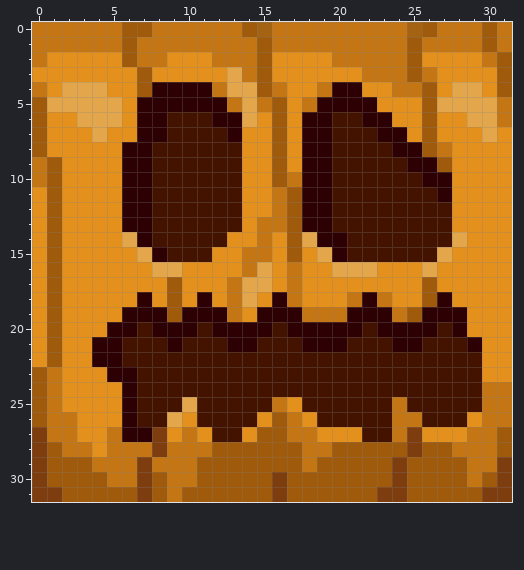
Pixel-art sprite: textures/blocks/pumpkin_face_off.png. Above is the file before it was changed.
The file is 32x32 pixels.
Once edited:
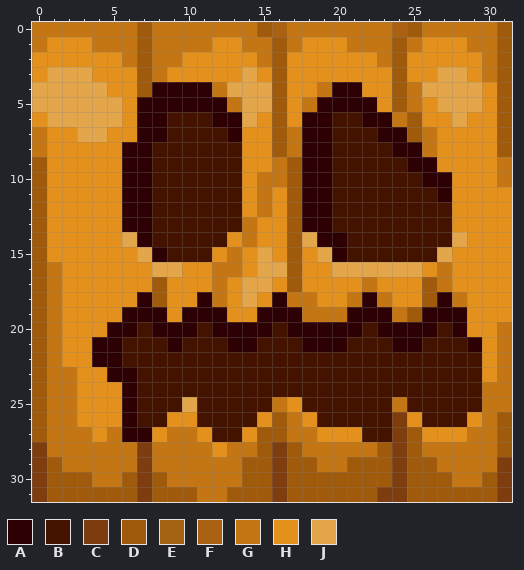
Palette (. is transparent): A #2d0003  B #441300  C #7e3d0e  D #a05a0b  E #a46312  F #ab6112  G #c47614  H #e3901d  J #e3a64b
From the commit log: [#163] - Authors: Evorp
Edits made:
y 0: x 6 D -> G; x 14..16 DEG -> GDF; x 24..26 GED -> FDG; x 30..31 DG -> GD
y 1: x 1..3 GGG -> HHH; x 6..7 DG -> GD; x 12..13 GG -> HH; x 15..16 DG -> GD; x 18..20 GGG -> HHH; x 24..28 GDGGG -> DGHHH; x 30..31 DG -> GD
y 2: x 0 G -> H; x 6..7 DG -> GD; x 9 H -> G; x 12..16 GGGDH -> HHHGD; x 20..22 GGG -> HHH; x 24..25 GD -> DH
y 3: x 1..3 HHH -> JJJ; x 8 H -> G; x 13..16 JGDH -> HJHD; x 22..28 GGGDGHH -> HHDHHJJ; x 30 H -> G
y 4: x 0..1 GH -> JJ; x 15..16 DG -> JD; x 24 G -> D; x 26..27 DH -> JJ
y 5: x 0 D -> J; x 15 G -> J; x 24..26 HHD -> DGH; x 30..31 JG -> HD
y 6: x 0..2 DHH -> HJJ; x 24..26 HHD -> GDH; x 28..31 HJJG -> JHHD
y 7: x 0 D -> G; x 3 H -> J; x 17 H -> G; x 25..26 HD -> DG; x 30..31 JH -> HD
y 8: x 0 D -> G; x 17 H -> G; x 26..27 DG -> GH; x 31 H -> D
y 9: x 0..1 GD -> DH; x 16..17 DH -> GD; x 27 D -> H; x 31 H -> G
y 10: x 0..1 GD -> DH; x 15..17 HDG -> GGD; x 31 H -> G
y 11..12: x 0..1 HD -> DH; x 15..16 HG -> GH
y 13: x 0..1 HD -> DH; x 14..16 HGG -> GHH
y 14: x 0..1 HD -> DH; x 14..15 HG -> GH
y 15: x 0..1 HD -> DH; x 13..15 HGG -> GHJ
y 16: x 0..1 HD -> DG; x 12..14 HHG -> GGH; x 16..17 HG -> JD; x 23..27 HHHJH -> JJJHG
y 17: x 0..1 HD -> DG; x 8..9 HD -> DH; x 12..13 HG -> GH; x 17 G -> D; x 22 H -> G; x 27 H -> G
y 18: x 0..1 HD -> DG; x 8..9 HD -> DH; x 12..13 HG -> GH; x 18 H -> G; x 28 H -> G
y 19: x 0..1 HD -> DG; x 9 D -> H; x 13 G -> H
y 20..22: x 0..1 HD -> DG; x 31 H -> G
y 23: x 2 H -> G; x 31 H -> G
y 24..25: x 2 H -> G
y 26: x 9 J -> H; x 24..25 GG -> CH; x 31 G -> D
y 27: x 0 C -> D; x 3 H -> G; x 8..9 CH -> HG; x 24..25 GC -> CD
y 28: x 1 D -> G; x 4 H -> G; x 7..8 GC -> CG; x 12..14 DDD -> HGG; x 16 D -> C; x 20..22 DDD -> GGG; x 24..27 DCDD -> CDGG
y 29: x 2..3 DD -> GG; x 11..13 DDD -> GGG; x 16 D -> C; x 18..20 GDD -> DGG; x 27..28 DD -> GG
y 30: x 4 D -> G; x 6 G -> D; x 11..13 DDD -> GGG; x 28 D -> G
y 31: x 1 C -> D; x 9 G -> D; x 11..12 DD -> GG; x 30 C -> D
Where, in picture pixels (left, top, right, bottom), the same in both pictures:
changed: (32, 22, 512, 502)
